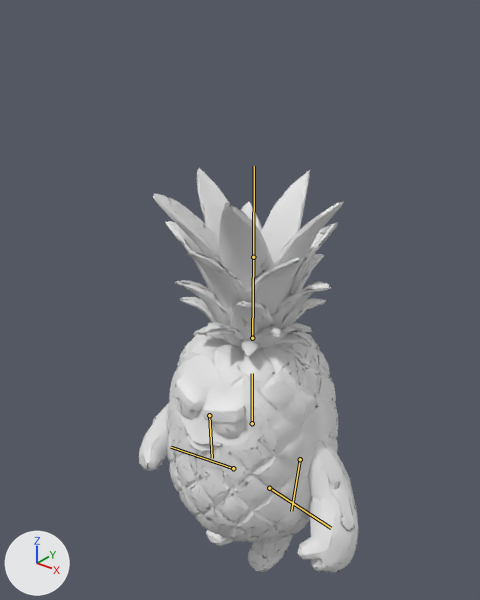
Before and after pictures for a commit that changed the glTF model orchard/assets/models/rigged/pineapple.glb.
Camera for both pictures: a 50 mm camera at (0.815, -1.067, 1.368) aimed at (-0.017, -0.026, 0.723). Every picture has the same lights, and +X, +Y and +Z are marked at lower left. The older version comes first. The bones that bend it are drawn over the model as lines.

The first picture shows 'FruitBody'.
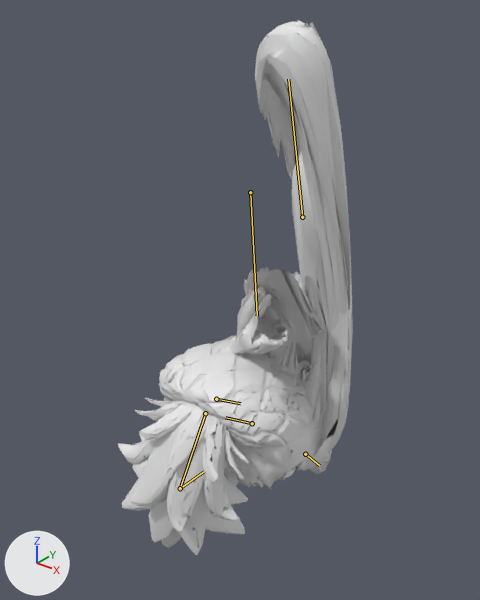
The newer file adds an action. The first version stands in its rest pose; the second is drawn at frame 9 of the action 'punch_heavy'.

What differs and where, as boxes [x1, y1, x2, y2] in the pictures (480 x 600 px):
'FruitBody', posed (7% wider, 32% taller): before [139, 168, 359, 573]; after [118, 20, 353, 555]
bone 'hips', root to tip: before (252, 423) to (252, 373); after (252, 423) to (225, 417)
bone 'chest', root to tip: before (252, 338) to (253, 257); after (205, 413) to (180, 488)
bone 'head', root to tip: before (253, 257) to (254, 166); after (180, 488) to (204, 471)
bone 'shoulder.R', root to tip: before (269, 488) to (331, 528); after (302, 217) to (288, 79)
bone 'shoulder.L', root to tip: before (233, 468) to (171, 447); after (250, 192) to (257, 315)

The edits, one by one:
Bone 'hips' (bone_hips) turns from (0, 0, 0) to (53, 0, -8) degrees about its own x, y and z.
Bone 'chest' (bone_chest) turns from (0, 0, 0) to (125, 0, -16) degrees about its own x, y and z.
Bone 'chest' (bone_chest) is rescaled from (1.0, 1.0, 1.0) to (0.87, 1.24, 0.87).
Bone 'head' (bone_head) turns from (0, 0, 0) to (69, 0, 0) degrees about its own x, y and z.
Bone 'shoulder.R' (bone_shoulder_r) turns from (0, 0, 0) to (-125, 0, 0) degrees about its own x, y and z.
Bone 'shoulder.L' (bone_shoulder_l) turns from (0, 0, 0) to (125, 0, 0) degrees about its own x, y and z.
